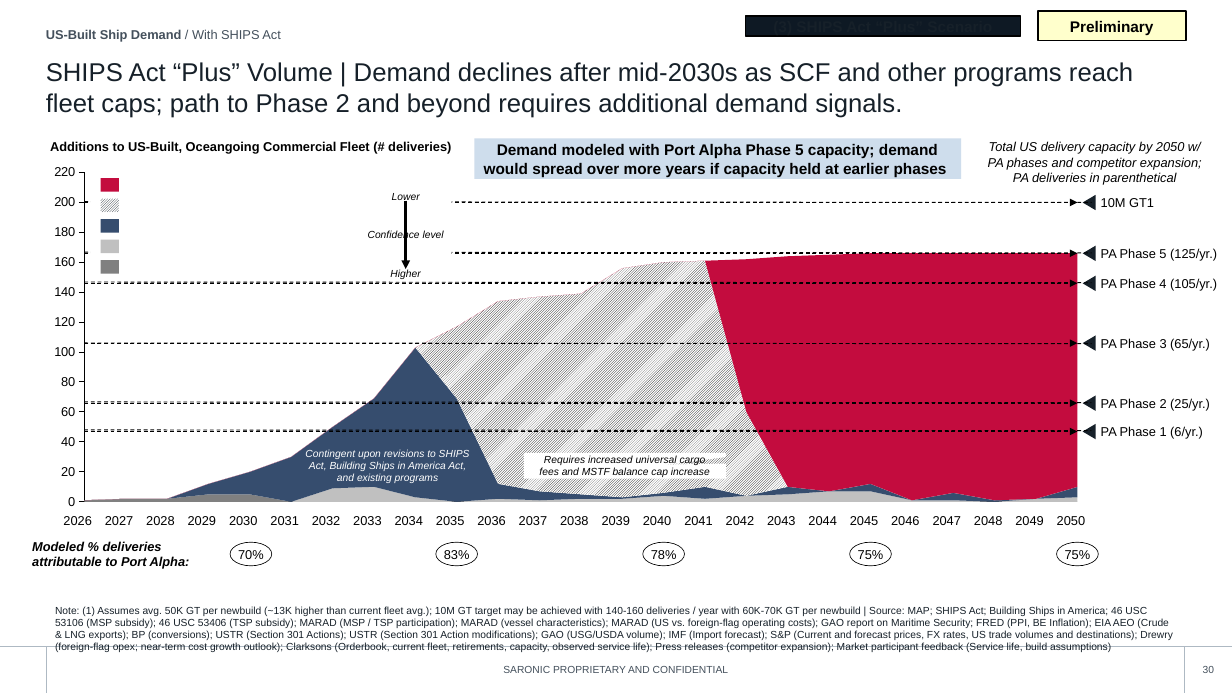
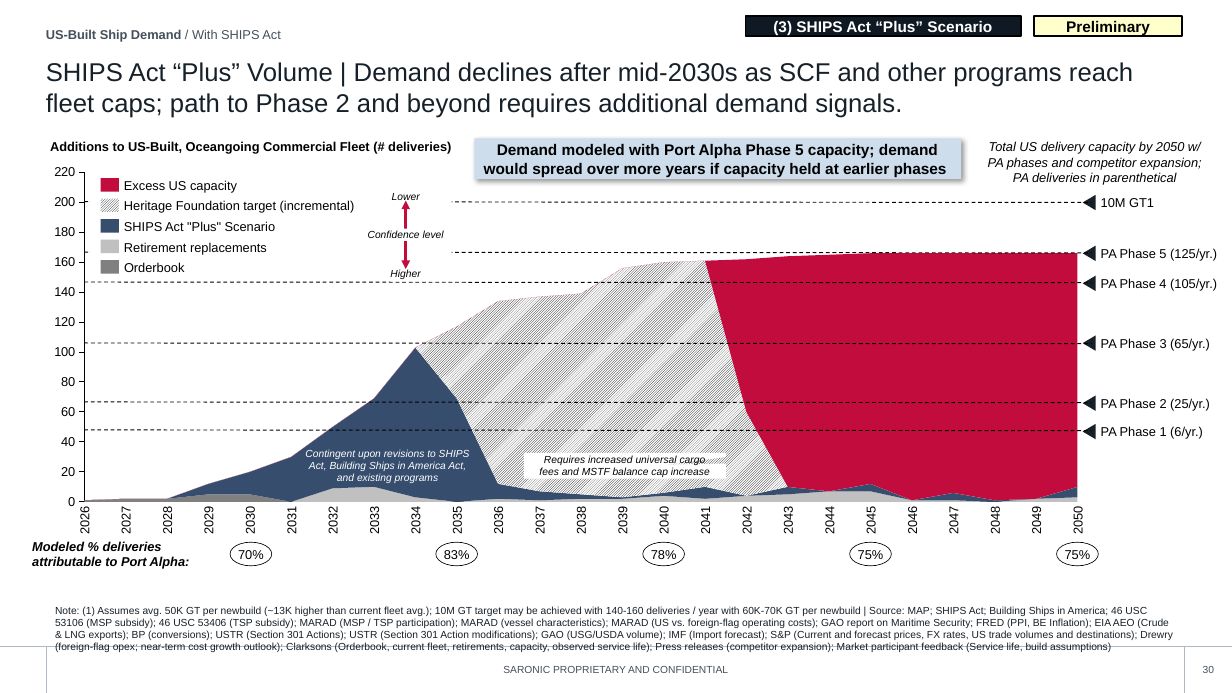
Before and after one commit to toole-brendan/slide_factory, a slide deck: slide 30 of style_library/library.pptx. Drawn at 1232x693 pixels with LibreOffice and Linux fonts; fonts in the diff are those of the drawing; background and template pictures are left out. Boxes give left, top, right and bottom in pixels: in the first picture for what was removed or moved away, otherwise in the second. Text is boxed around its words. In the diff, an @@ line names an element or a change of style, - is before the commit and + after.

```diff
--- a/style_library/library.pptx
+++ b/style_library/library.pptx
@@ rectangle "(3) SHIPS Act “Plus” Scenario" at (746, 16, 1021, 36): text colour #162029 to #FFFFFF; outline #000000 1 pt to #000000 1.5 pt @@
@@ rectangle "Preliminary": place and size @@
-rectangle "Preliminary" at (1038, 11, 1186, 41)
+rectangle "Preliminary" at (1034, 16, 1183, 36)
@@ rectangle "Demand modeled with Port Alpha ..." at (474, 139, 961, 179): shadow on @@
@@ arrow removed from (84, 202) to (1078, 202) @@
@@ text added at (124, 180, 237, 193), 10 pt, text #000000 @@
+Excess US capacity
@@ text added at (124, 200, 355, 213), 10 pt, text #000000 @@
+Heritage Foundation target (incremental)
@@ arrow (406, 201) - (406, 269): arrow to double arrow; stroke #000000 2.25 pt to #008600 2.25 pt @@
@@ text added at (124, 221, 276, 231), 10 pt, text #000000 @@
+SHIPS Act "Plus" Scenario
@@ arrow removed from (84, 253) to (1078, 253) @@
@@ text added at (124, 242, 267, 254), 10 pt, text #000000 @@
+Retirement replacements
@@ text added at (124, 262, 184, 272), 10 pt, text #000000 @@
+Orderbook
@@ arrow removed from (84, 284) to (1078, 284) @@
@@ arrow removed from (84, 343) to (1078, 343) @@
@@ arrow removed from (84, 403) to (1078, 403) @@
@@ arrow removed from (84, 432) to (1078, 432) @@
@@ 25 texts: place and size @@
-25 texts at (63, 516, 1085, 525)
+25 texts at (78, 508, 1085, 534)
```
Also in this commit, not shown: 28 other slides changed, 33 other files.
